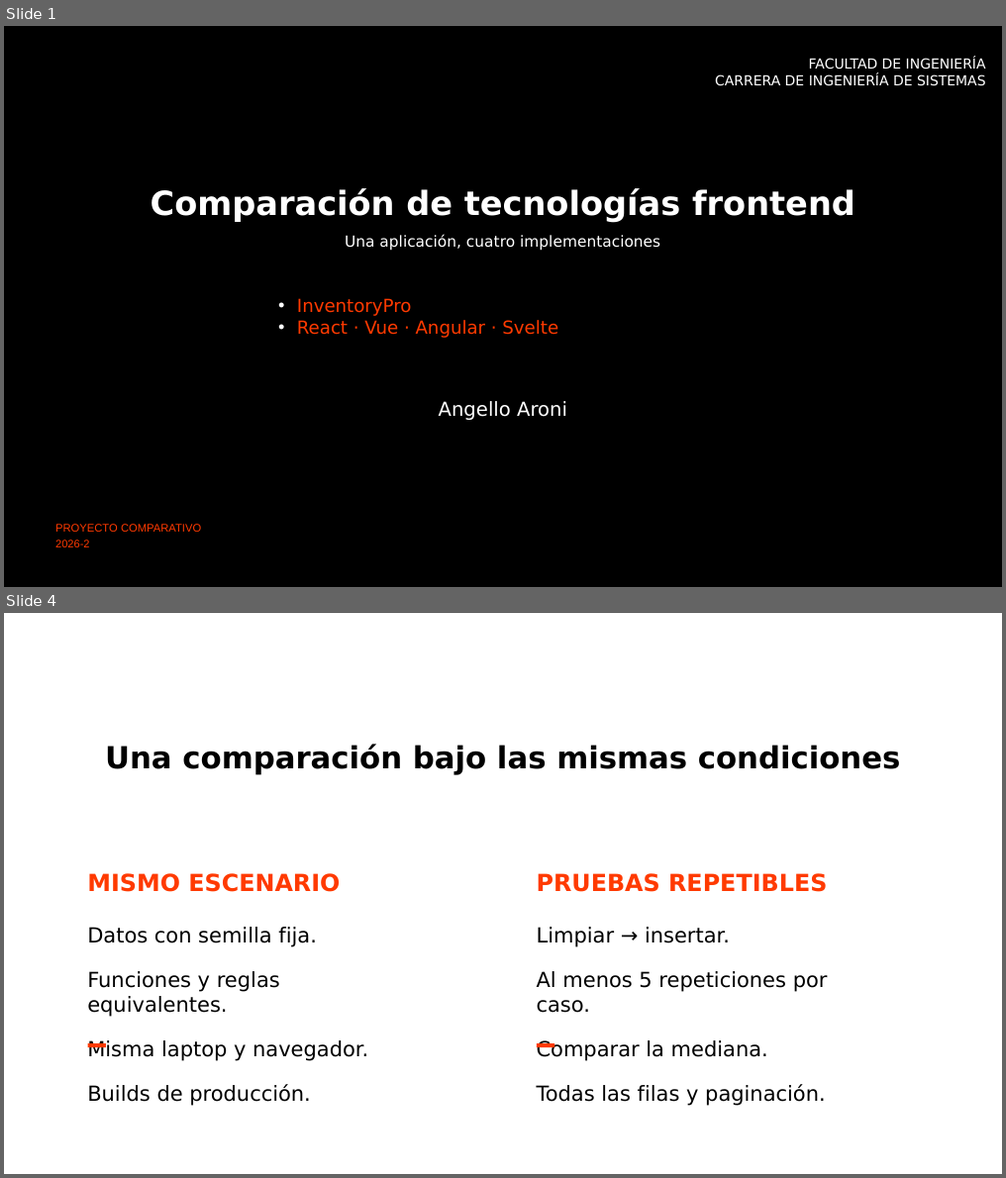
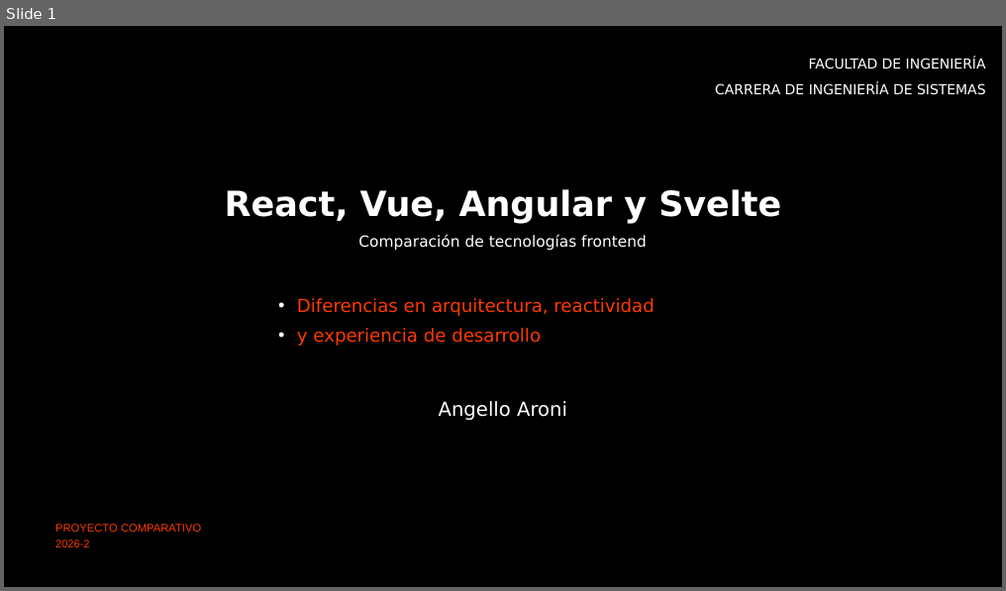
Before and after one commit to angelloaroni/ArquiSoftIndividual, a slide deck: presentacion/Comparativa_Frontend_InventoryPro.pptx. Shown one above the other, each under a label of ours: slides 1 and 4 before the commit, slide 1 after it; the slides between them are not shown. The pictures are 1006x1178 and 1006x591 pixels, drawn with LibreOffice and Linux fonts; fonts in the diff are those of the drawing; background and template pictures are left out. Boxes give left, top, right and bottom in pixels: in the first picture for what was removed or moved away, otherwise in the second. Text is boxed around its words. In the diff, an @@ line names an element or a change of style, - is before the commit and + after.

```diff
--- a/presentacion/Comparativa_Frontend_InventoryPro.pptx
+++ b/presentacion/Comparativa_Frontend_InventoryPro.pptx
@@ slide 4 removed at (x1=4, y1=613, x2=1002, y2=1174), background #FFFFFF @@
@@ title removed at (x1=105, y1=744, x2=901, y2=775) @@
-Una comparación bajo las mismas condiciones
@@ subtitle removed at (x1=87, y1=873, x2=340, y2=892) @@
-MISMO ESCENARIO
@@ subtitle removed at (x1=537, y1=873, x2=827, y2=892) @@
-PRUEBAS REPETIBLES
@@ subtitle removed at (x1=87, y1=927, x2=368, y2=1106) @@
-Datos con semilla fija.
-Funciones y reglas equivalentes.
-Misma laptop y navegador.
-Builds de producción.
@@ subtitle removed at (x1=537, y1=927, x2=828, y2=1106) @@
-Limpiar → insertar.
-Al menos 5 repeticiones por caso.
-Comparar la mediana.
-Todas las filas y paginación.
@@ rectangle removed at (x1=88, y1=1044, x2=106, y2=1048) @@
@@ rectangle removed at (x1=537, y1=1044, x2=554, y2=1048) @@
@@ slide 1 changed as well @@
@@ text "FACULTAD DE INGENIERÍA" at (x1=715, y1=58, x2=986, y2=95): more space between paragraphs @@
@@ title at (x1=225, y1=189, x2=781, y2=224): text changed; size 24 to 25 pt @@
-Comparación de tecnologías frontend
+React, Vue, Angular y Svelte
@@ text at (x1=358, y1=234, x2=647, y2=251): text changed @@
-Una aplicación, cuatro implementaciones
+Comparación de tecnologías frontend
@@ text at (x1=297, y1=298, x2=653, y2=346): text changed @@
-• InventoryPro
-• React · Vue · Angular · Svelte
+• Diferencias en arquitectura, reactividad
+• y experiencia de desarrollo
```
Also in this commit, not shown: 3 other slides changed, 3 slides added, 2 other slides removed, 3 other files.
